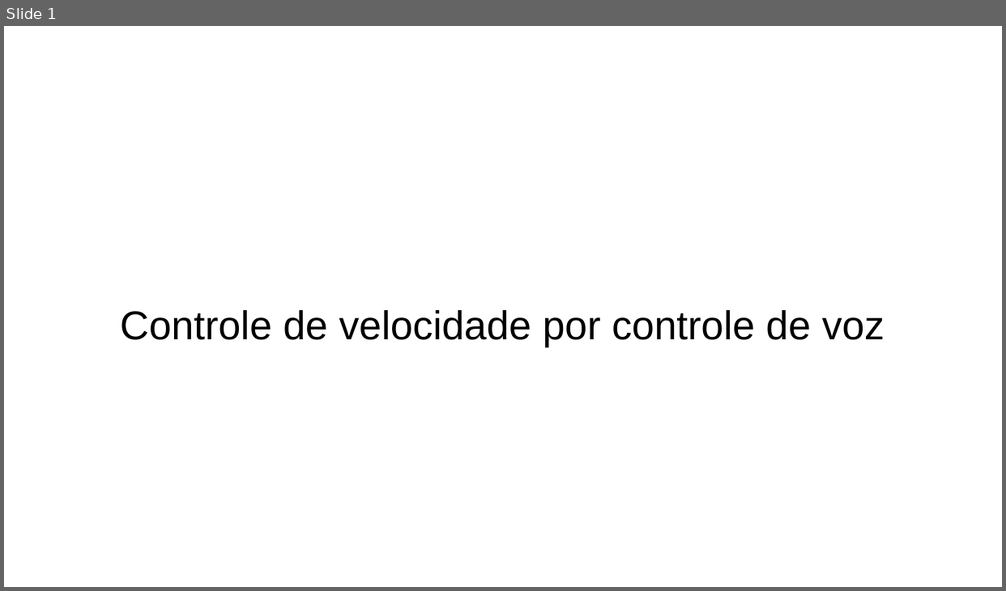
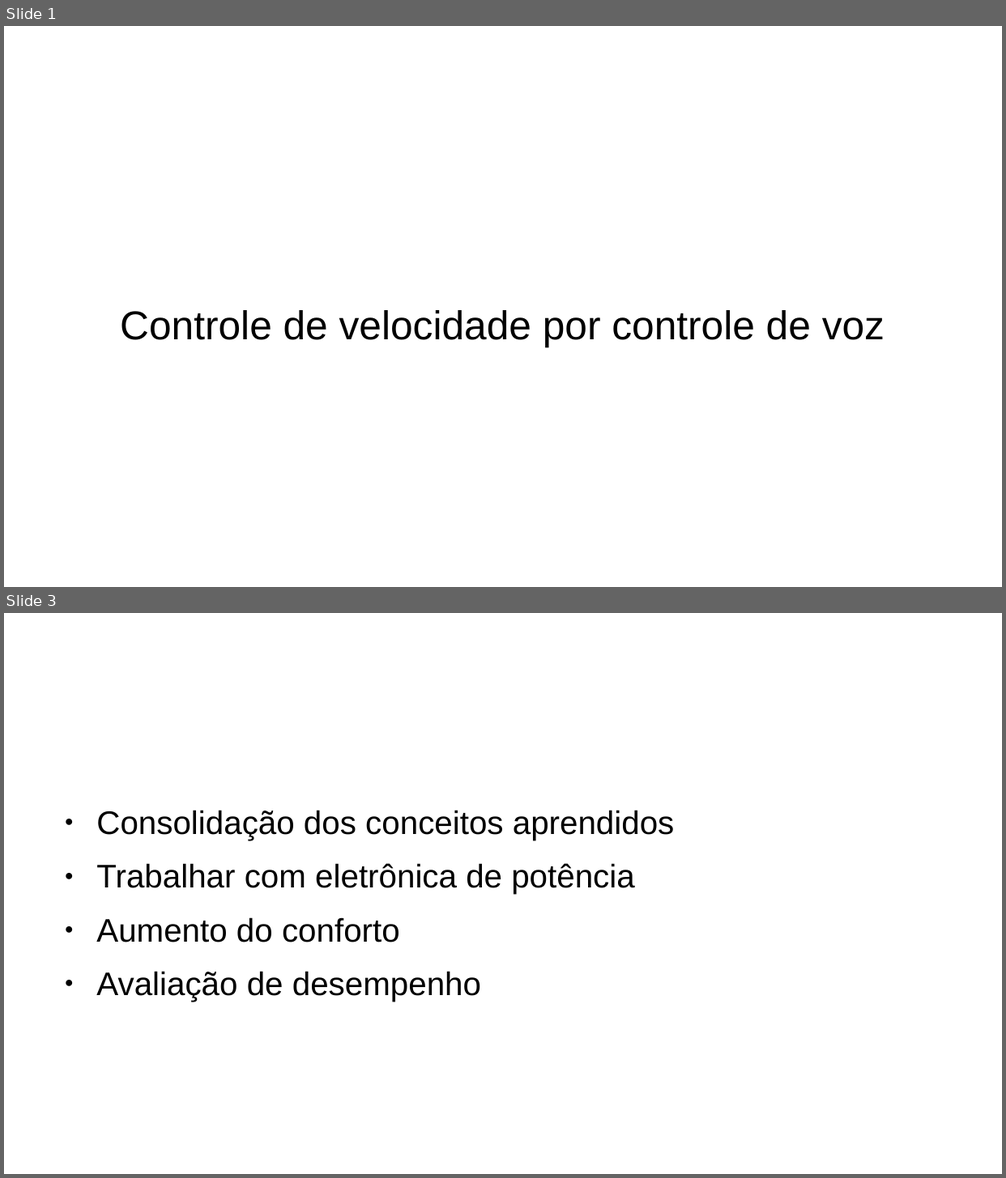
Before and after one commit to limasq/voice_kit, a slide deck: ControlePorVoz.odp. Shown one above the other, each under a label of ours: slide 1 before the commit, slides 1 and 3 after it; the slides between them are not shown. The pictures are 1006x591 and 1006x1178 pixels, drawn with LibreOffice and Linux fonts; fonts in the diff are those of the drawing; background and template pictures are left out. Boxes give left, top, right and bottom in pixels: in the first picture for what was removed or moved away, otherwise in the second. Text is boxed around its words. In the diff, an @@ line names an element or a change of style, - is before the commit and + after.

```diff
--- a/ControlePorVoz.odp
+++ b/ControlePorVoz.odp
@@ slide 3 added at [4, 613, 1002, 1174], background #FFFFFF @@
@@ title added at [53, 635, 749, 727], 35.7 pt, text #FFFFFF @@
+Motivação
@@ text added at [96, 810, 675, 1002], 26 pt, text #000000 @@
+● Consolidação dos conceitos aprendidos
+● Trabalhar com eletrônica de potência
+● Aumento do conforto
+● Avaliação de desempenho
```
Also in this commit, not shown: 5 other slides added, 5 slides removed.
